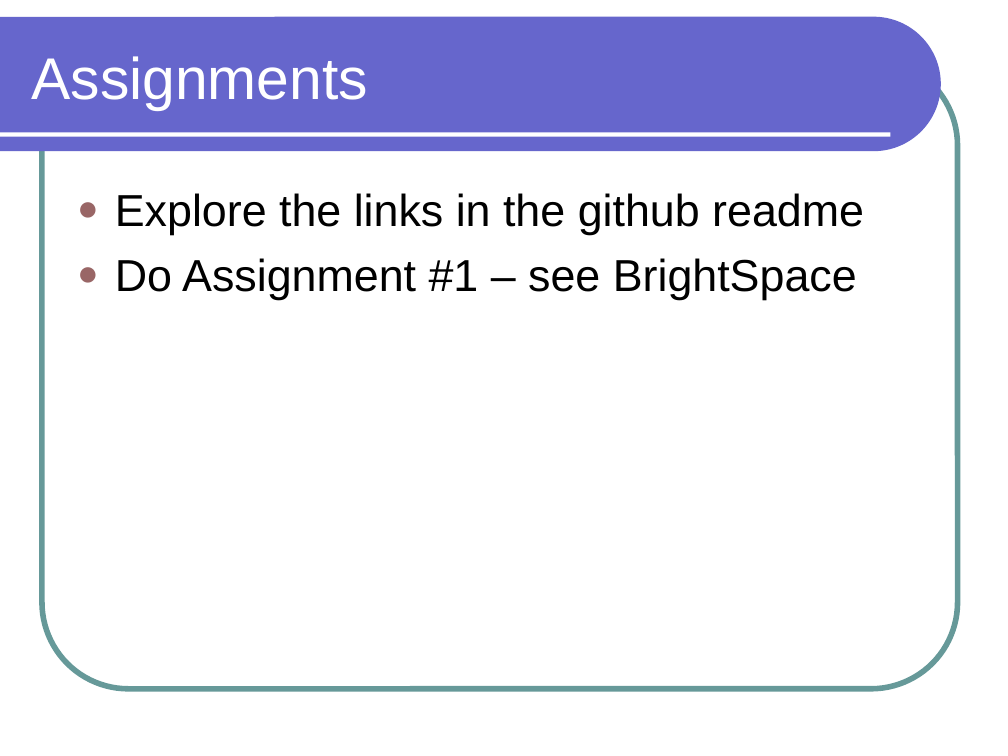
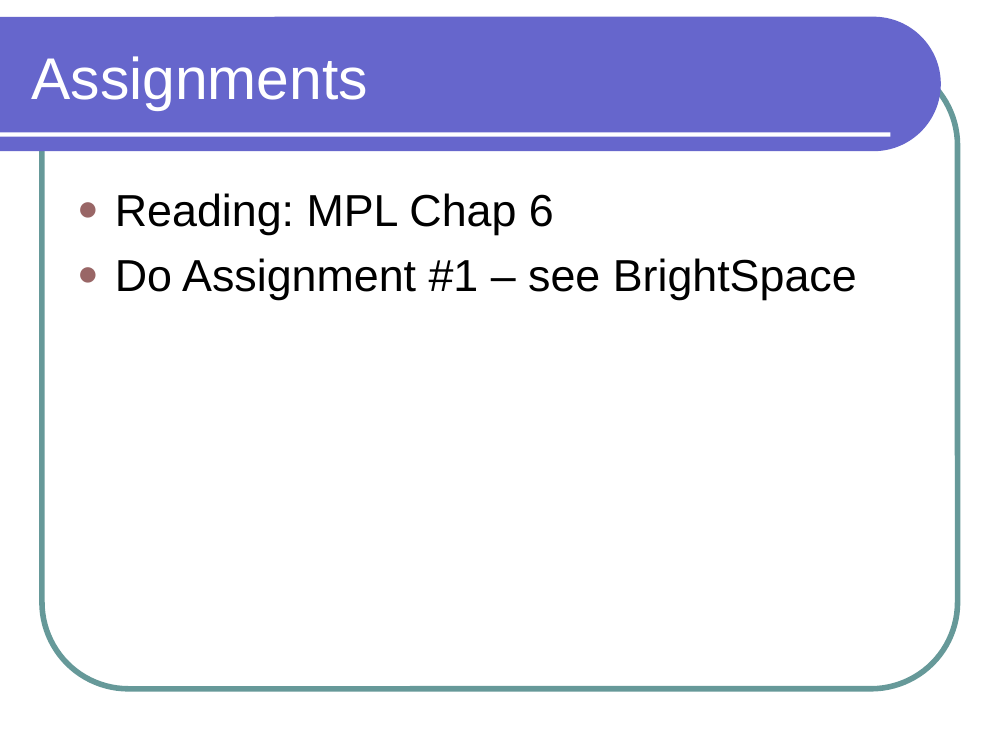
Before and after one commit to lutzhamel/CSC301, a slide deck: slide 15 of notes/csc301-ln002.ppt (slide 14 before the commit). Drawn at 1008x756 pixels with LibreOffice and Linux fonts; fonts in the diff are those of the drawing. Boxes give left, top, right and bottom in pixels: in the first picture for what was removed or moved away, otherwise in the second. Text is boxed around its words. In the diff, an @@ line names an element or a change of style, - is before the commit and + after.

```diff
--- a/notes/csc301-ln002.ppt
+++ b/notes/csc301-ln002.ppt
@@ text at bbox=[115, 193, 554, 235]: text changed @@
-● Explore the links in the github readme
+● Reading: MPL Chap 6
```
Also in this commit, not shown: 7 other slides changed, 1 slide added, 3 other files.
